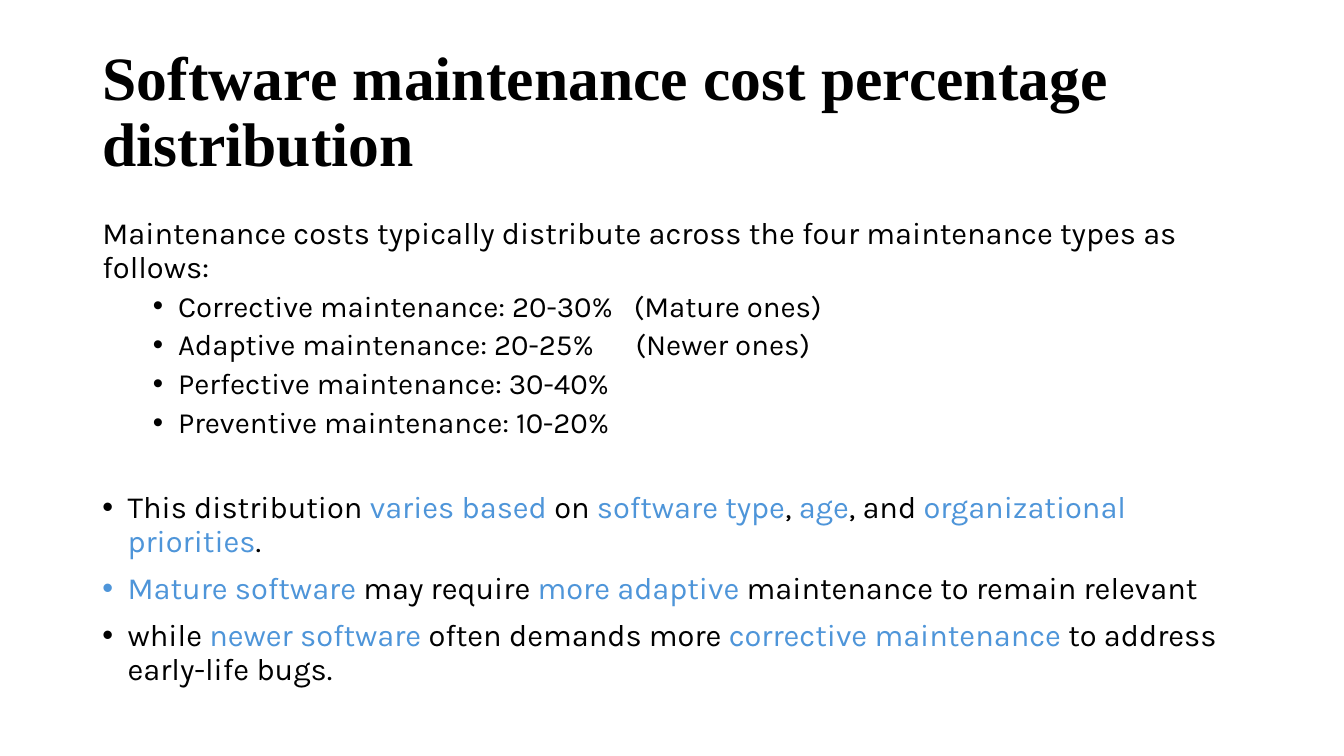
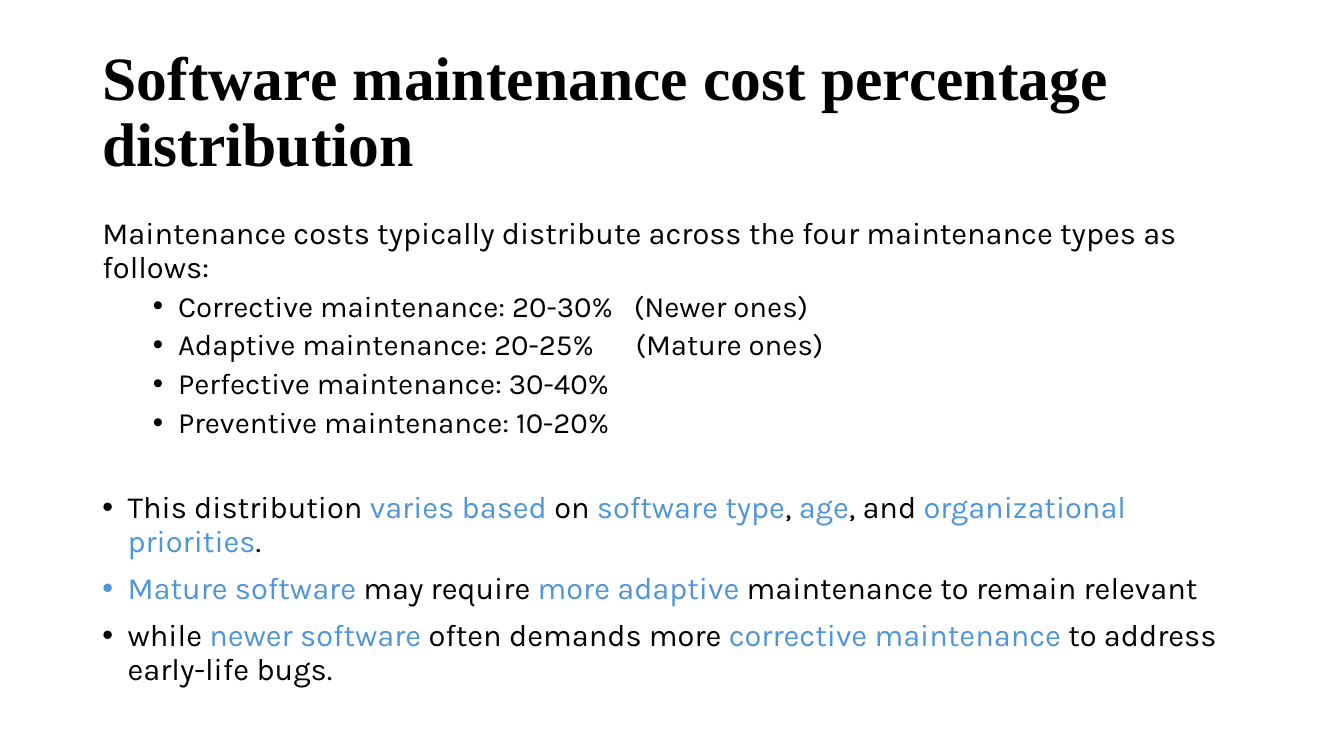
Before and after one commit to GoonerMAK/SWE_4801_Software_Maintenance, a slide deck: slide 6 of Cost Estimation.pptx. Drawn at 1344x756 pixels with LibreOffice and Linux fonts; fonts in the diff are those of the drawing. Boxes give left, top, right and bottom in pixels: in the first picture for what was removed or moved away, otherwise in the second. Text is boxed around its words. In the diff, an @@ line names an element or a change of style, - is before the commit and + after.

```diff
--- a/Cost Estimation.pptx
+++ b/Cost Estimation.pptx
@@ text at [178,296,824,362]: text changed @@
-  • Corrective maintenance: 20-30% (Mature ones)
-  • Adaptive maintenance: 20-25% (Newer ones)
+  • Corrective maintenance: 20-30% (Newer ones)
+  • Adaptive maintenance: 20-25% (Mature ones)
```
Also in this commit, not shown: 9 other files.
